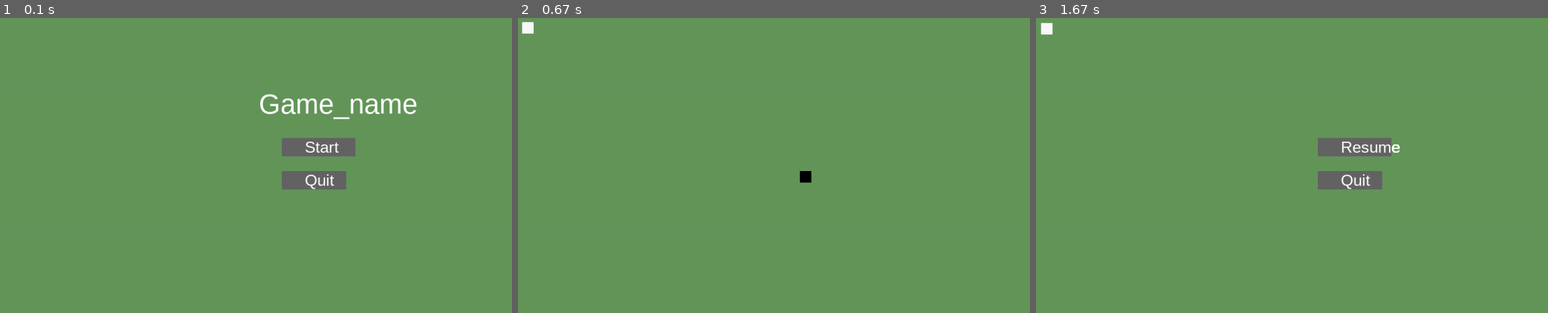
Above: before the commit, frames 1-3 (left to right).
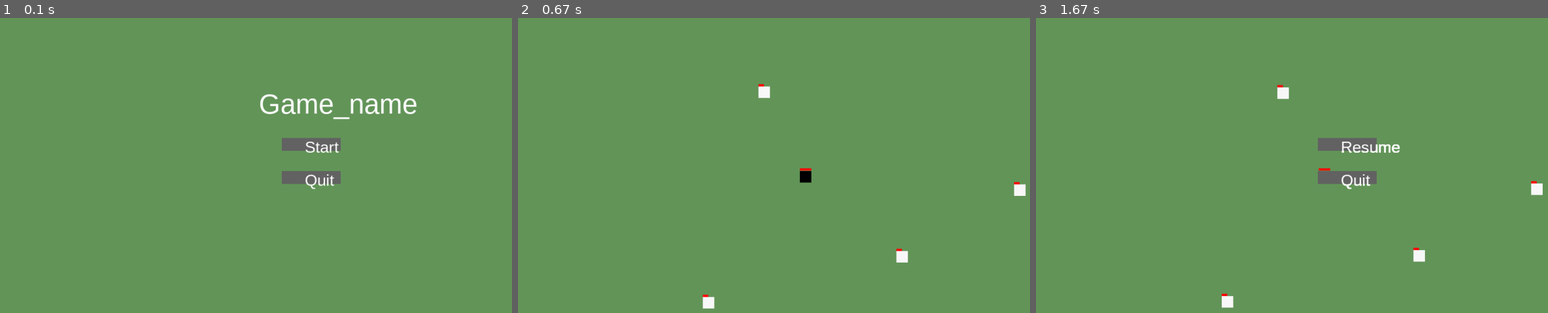
Above: after the commit, the same moments.

Repository: BlazerBen/Final_pygame_project
Game: pygame game, started from director.py
The game is run twice, just before and just after one commit, with the same random seed, the same clock (stepped at 60 frames per second) and the same inputs.
Inputs (mouse positions are in pixels of both pictures, inside the frame that each line leads up to):
- Up to frame 1 (0.1 s): no input
- Up to frame 2 (0.67 s): tap Enter at 0.33 s
- Up to frame 3 (1.67 s): hold Esc 0.67-1.13 s; hold D 0.67-1.13 s; move the mouse to (1174, 174) at 0.7 s

The runs differ from the first frame. In frame 1, 0.6% of the frame differs, in the area x 55-70%, y 40-59%; in frame 2, 0.5%; in frame 3, 1.2%, in the area x 0-99%, y 1-99%.

Commit message:
add enemies and damage

Diff:
--- a/entity/enemy.py
+++ b/entity/enemy.py
@@ -7,18 +7,15 @@
 
 
 class Enemy(entity.Entity):
-    def __init__(self,x,y,width, height):
-
+    def __init__(self,x,y):
+        super().__init__()
         self.x=x
         self.y=y
-        self.width=width
-        self.height=height
-        self.wait=False
-        self.show_damage=False
         self.count=0
         self.damage_write=var.write_damage
         self.rect=Rect(self.x,self.y,self.width,self.height)
     def draw(self, window):
+        self.health_bar()
         pygame.draw.rect(window, (250,250,250), (self.x,self.y,self.width,self.height))
     def movement(self, player, vel):
         if player.x > var.screenwidth or player.y > var.screenheight:
@@ -33,16 +30,11 @@
             self.y+=vel
         self.damage(player)
     def damage(self,player):
-        pass
-        '''if self.wait:
-            self.count+=1
-            var.screen.blit(self.damage_write, (self.x-15, self.y-15))
-            if self.count==2:
-                var.screen.blit(self.damage_write, (self.x-15, self.y-15))
-                self.wait==False
+        self.count+=1
+        if self.count>=100:
+            if player.x-50<self.x<player.x+player.width+50 and player.y-50<self.y<player.height+player.y+50:
+                player.get_damage(5)
                 self.count=0
-        else:
-            if player.x-50<self.x<player.x+player.width+50 and player.y-50<self.y<player.height+player.y+50:
-                print('damage')
-                player.health-=5
-                self.wait=True'''
+    def update(self, bullet):
+        if bullet.x-50<self.x<bullet.x+self.width+50 and bullet.y-50<self.y<self.height+bullet.y+50:
+            self.get_damage(5)
--- a/entity/entity.py
+++ b/entity/entity.py
@@ -5,8 +5,27 @@
 
 class Entity(pygame.sprite.Sprite):
     def __init__(self):
-        self.next=self
+        self.health=25
+        self.max_health=50
+        self.width=var.screenwidth/50
+        self.height=var.screenwidth/50
+        self.x=0
+        self.y=0
+        self.ratio=self.max_health/self.width
+        super().__init__()
     def draw(self, window):
         print("uh-oh, you didn't override this in the child class")
     def movement(self):
         print("uh-oh, you didn't override this in the child class")
+    def get_damage(self,amount):
+        if self.health>0:
+            self.health-=amount
+        if self.health<=0:
+            self.health=0
+    def get_health(self,amount):
+        if self.health<self.max_health:
+            self.health+=amount
+        if self.health>=self.max_health:
+            self.health=self.max_health
+    def health_bar(self):
+        pygame.draw.rect(var.screen, (255,0,0), (self.x, self.y-self.height/5,self.health/self.ratio,self.height/5))
--- a/entity/player.py
+++ b/entity/player.py
@@ -8,16 +8,18 @@
 
 
 class Player(entity.Entity):
-    def __init__(self, x,y,width, height, color):
+    def __init__(self, x,y, color):
+        super().__init__()
         self.x=x
         self.y=y
-        self.width=width
-        self.height=height
         self.health=100
+        self.max_health=100
+        self.ratio=self.max_health/self.width
         self.color=color
         self.hitbox=(self.x,self.y,self.width,self.height)
     def draw(self, window):
         self.hitbox=(self.x,self.y,self.width,self.height)
+        self.health_bar()
         pygame.draw.rect(window, self.color,self.hitbox)
     def movement(self, keys, vel):
         if keys[pygame.K_LSHIFT] or keys[pygame.K_RSHIFT]:
--- a/scenes.py
+++ b/scenes.py
@@ -3,6 +3,7 @@
 import sys
 from entity import player
 from entity import enemy
+import random
 pygame.init()
 
 
@@ -69,14 +70,14 @@
         pygame.font.init()
         font= pygame.font.SysFont('Arial', 35)
         start_text = font.render(button , True , var.white)
-        if var.width/2 <= self.mouse[0] <= var.width/2+160 and var.height/2.5 <= self.mouse[1] <= var.height/2.5+40:
-            pygame.draw.rect(var.screen,var.button_light,[var.width/2,var.height/2.5,160,40])
+        if var.width/2 <= self.mouse[0] <= var.width/2+var.width/10 and var.height/2.5 <= self.mouse[1] <= var.height/2.5+var.height/25:
+            pygame.draw.rect(var.screen,var.button_light,[var.width/2,var.height/2.5,var.width/10,var.height/25])
         else:
-            pygame.draw.rect(var.screen,var.button_dark,[var.width/2,var.height/2.5,160,40])
+            pygame.draw.rect(var.screen,var.button_dark,[var.width/2,var.height/2.5,var.width/10,var.height/25])
         var.screen.blit(start_text, (var.width/2+50,var.height/2.5))
     #quit button
     def quit_execute(self):
-        if var.width/2 <= self.mouse[0] <= var.width/2+140 and var.height/2 <= self.mouse[1] <= var.height/2+40:
+        if var.width/2 <= self.mouse[0] <= var.width/2+var.width/10 and var.height/2 <= self.mouse[1] <= var.height/2+var.height/25:
             sys.exit()
             pygame.QUIT()
     def quit_draw(self):
@@ -84,16 +85,21 @@
         font= pygame.font.SysFont('Arial', 35)
         quit_text = font.render('Quit' , True , var.white)
 
-        if var.width/2 <= self.mouse[0] <= var.width/2+140 and var.height/2 <= self.mouse[1] <= var.height/2+40:
-            pygame.draw.rect(var.screen,var.button_light,[var.width/2,var.height/2,140,40])
+        if var.width/2 <= self.mouse[0] <= var.width/2+var.width/10 and var.height/2 <= self.mouse[1] <= var.height/2+var.height/25:
+            pygame.draw.rect(var.screen,var.button_light,[var.width/2,var.height/2,var.width/10,var.height/25])
         else:
-            pygame.draw.rect(var.screen,var.button_dark,[var.width/2,var.height/2,140,40])
+            pygame.draw.rect(var.screen,var.button_dark,[var.width/2,var.height/2,var.width/10,var.height/25])
         var.screen.blit(quit_text, (var.width/2+50,var.height/2))
 
 class GameScene(SceneBase):
     def __init__(self, x=var.screenwidth/2, y=var.screenheight/2, e_x=0, e_y=0):
-        self.pc=player.Player(x,y, var.screenwidth/50,var.screenwidth/50, (0,0,0))
-        self.bad=enemy.Enemy(e_x,e_y, var.screenwidth/50,var.screenwidth/50)
+        self.pc=player.Player(x,y, (0,0,0))
+        self.bad=[]
+        for i in range(4):
+            if e_x!= 0 or e_y!=0:
+                self.bad.append(enemy.Enemy(e_x,e_y))
+            else:
+                self.bad.append(enemy.Enemy(random.randint(0, var.screenwidth),random.randint(0,var.screenheight)))
         self.bullets=[]
         SceneBase.__init__(self)
         self.scene_name='GameScene'
@@ -104,21 +110,26 @@
                 mouse_x,mouse_y= pygame.mouse.get_pos()
                 self.bullets.append(player.PlayerBullet(self.pc.x,self.pc.y, mouse_x,mouse_y))
             if pygame.key.get_pressed()[var.escape]:
-                print('Game to pause')
+                self.bullets=[]
                 self.SwitchToScene(Pause(self))
         self.pc.movement(pygame.key.get_pressed(), vel)
-        self.bad.movement(self.pc, vel*.75)
+        for i in self.bad:
+            i.movement(self.pc, vel*.75)
+
     def Update(self):
-
         self.pc.draw(var.screen)
     def Render(self, screen):
         var.clock.tick(60)
         #window
         var.screen.fill(var.background)
         self.pc.draw(var.screen)
-        self.bad.draw(var.screen)
+        for i in self.bad:
+                i.draw(var.screen)
         for bullet in self.bullets:
             bullet.main(var.screen)
+            for i in self.bad:
+                i.update(bullet)
+
         pygame.display.update()
 
     def quit_execute(self):
@@ -134,17 +145,17 @@
         self.scene_name='Pause'
 
     def ProcessInput(self, events, pressed_keys):
-       if pygame.key.get_pressed()[var.tab]:
-            var.screen.fill(var.background)
+        if pygame.key.get_pressed()[var.tab]:
             self.SwitchToScene()
+        for event in var.events.get():
+            if event.type==var.click:
+                self.quit_execute()
+                self.start_execute()
     def Update(self):
         pass
     def Render(self, screen):
         self.mouse=pygame.mouse.get_pos()
-        for event in var.events.get():
-            if event.type==var.click:
-                self.quit_execute()
-                self.start_execute()
+
         self.start('Resume')
         self.quit_draw()
     def start_execute(self):
--- a/var.py
+++ b/var.py
@@ -36,6 +36,7 @@
 button_light = (170,170,170)
 button_dark = (100,100,100)
 white=(255,255,255)
+buttonwidth=140
 #enemy
 pygame.font.init()
 font= pygame.font.SysFont('Arial', int(round(screenheight/75)))
